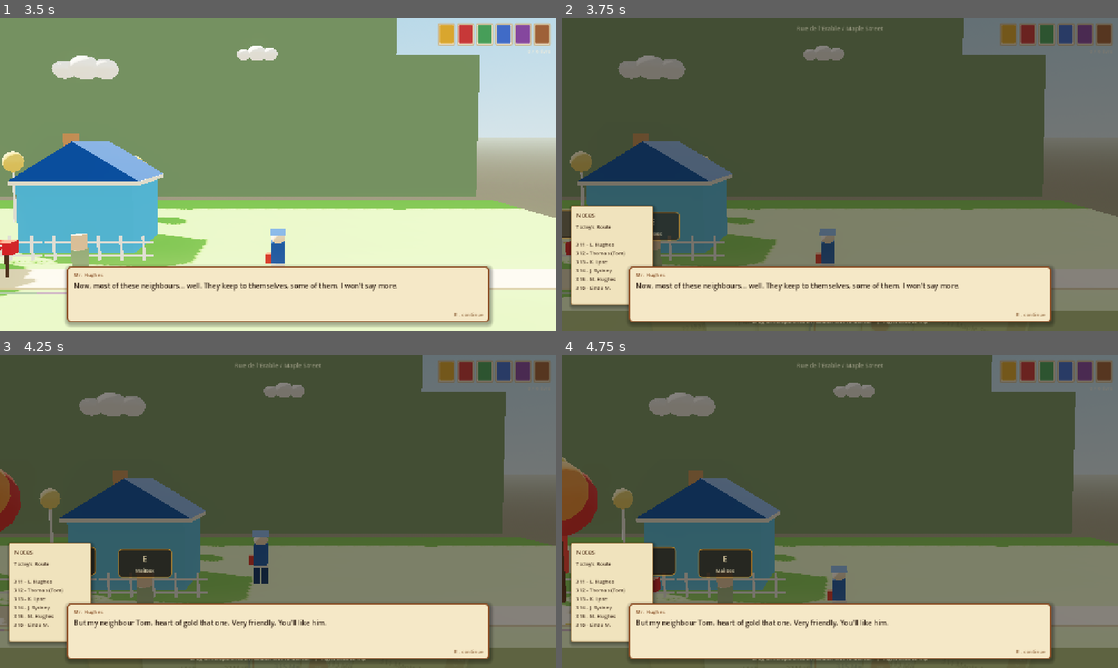
Above: before the commit, frames 1-4 (two rows, left to right).
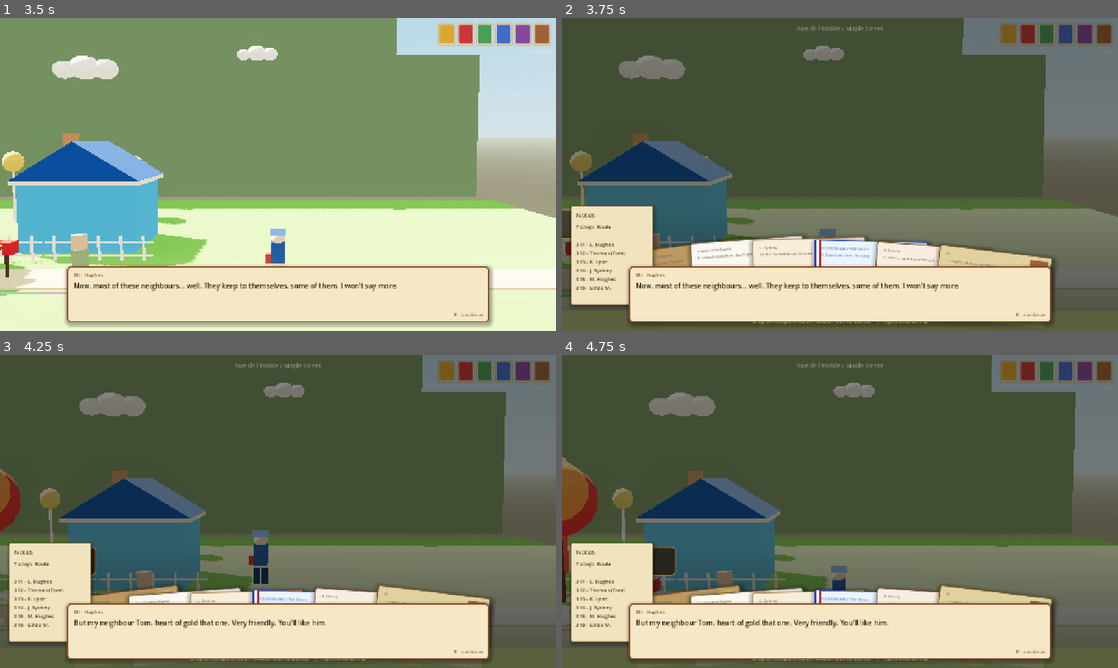
Above: after the commit, the same moments.

Repository: mariam-arab/Mailman
Game: Godot game, scene res://scenes/levels/neighborhood_01.tscn
The game is run twice, just before and just after one commit, with the same random seed, the same clock (stepped at 60 frames per second) and the same inputs.
Inputs (mouse positions are in pixels of both pictures, inside the frame that each line leads up to):
- Up to frame 1 (3.5 s): tap Enter at 0.5 s; move the mouse to (400, 158) at 0.52 s; hold D (move_right) 0.53-1.25 s; hold E (interact) 0.53-1.25 s; click (400, 158) at 0.67 s; tap Space (jump) at 0.77 s; drag from (166, 190) to (250, 237) at 1.27 s; move the mouse to (333, 105) at 2.02 s; hold D (move_right) 2.03-2.75 s; hold E (interact) 2.03-2.75 s; click (333, 105) at 2.17 s; drag from (250, 237) to (111, 127) at 2.77 s
- Up to frame 2 (3.75 s): move the mouse to (1006, 221) at 3.52 s; hold A (move_left) from 3.53 s (still down); hold Tab (inspect_mail) from 3.53 s (still down); click (1006, 221) at 3.67 s
- Up to frame 3 (4.25 s): keep holding A (move_left); keep holding Tab (inspect_mail); tap Space (jump) at 3.77 s; tap E (interact) at 3.8 s
- Up to frame 4 (4.75 s): release A (move_left) at 4.25 s; release Tab (inspect_mail) at 4.25 s; drag from (673, 464) to (756, 433) at 4.27 s

Frame 1 is identical in both runs. In frame 2, 8.3% of the frame differs, in the area x 0-100%, y 61-94%; in frame 3, 6.5%; in frame 4, 6.5%.

Commit message:
improve letter sizing in inventory hud

Diff:
--- a/scenes/ui/hud.tscn
+++ b/scenes/ui/hud.tscn
@@ -93,7 +93,7 @@
 anchors_preset = 15
 anchor_right = 1.0
 anchor_bottom = 1.0
-color = Color(0.08, 0.06, 0.04, 0.52)
+color = Color(0.05, 0.04, 0.02, 0.50)
 mouse_filter = 2
 
 ; Street name — faint at top centre.
--- a/scripts/ui/hud.gd
+++ b/scripts/ui/hud.gd
@@ -132,6 +132,7 @@
 func _ready() -> void:
 	add_to_group("hud")
 	_build_styles()
+	_build_vignette()
 	_build_notebook()
 	inspection.visible     = false
 	summary.visible        = false
@@ -158,6 +159,34 @@
 	var sty_tape := StyleBoxFlat.new()
 	sty_tape.bg_color = Color(0.36, 0.38, 0.24, 0.92)
 	tape_bar.add_theme_stylebox_override("panel", sty_tape)
+
+
+func _build_vignette() -> void:
+	# Dark-to-transparent gradient covering bottom 40% of screen,
+	# giving envelopes a dark backdrop to pop against.
+	var grad := Gradient.new()
+	grad.set_color(0, Color(0, 0, 0, 0))
+	grad.set_color(1, Color(0, 0, 0, 0.42))
+
+	var tex := GradientTexture2D.new()
+	tex.gradient  = grad
+	tex.fill      = GradientTexture2D.FILL_LINEAR
+	tex.fill_from = Vector2(0.5, 0.0)
+	tex.fill_to   = Vector2(0.5, 1.0)
+
+	var tr := TextureRect.new()
+	tr.texture      = tex
+	tr.anchor_left   = 0.0
+	tr.anchor_top    = 0.60   # covers bottom 40 % of screen
+	tr.anchor_right  = 1.0
+	tr.anchor_bottom = 1.0
+	tr.offset_left   = 0; tr.offset_top    = 0
+	tr.offset_right  = 0; tr.offset_bottom = 0
+	tr.expand_mode   = TextureRect.EXPAND_IGNORE_SIZE
+	tr.stretch_mode  = TextureRect.STRETCH_SCALE
+	tr.mouse_filter  = Control.MOUSE_FILTER_IGNORE
+	inspection.add_child(tr)
+	inspection.move_child(tr, 2)   # after DimRect(0), StreetName(1); before EnvelopesLayer
 
 
 func _build_notebook() -> void:
@@ -366,10 +395,14 @@
 func _fan_position(index: int, total: int) -> Vector2:
 	var vp   := get_viewport().get_visible_rect().size
 	const EW := 260.0
-	var step := clampf(vp.x * 0.55 / maxf(total - 1, 1), 70.0, 120.0)
-	var total_w := EW + (total - 1) * step
-	var x    := (vp.x - total_w) * 0.5 + index * step
-	var y    := vp.y - 74.0
+	const EH := 165.0
+	# Step sized so the fan fills ~90 % of viewport width, capped for readability.
+	var max_step := (vp.x * 0.90 - EW) / maxf(total - 1, 1)
+	var step     := clampf(max_step, 70.0, 140.0)
+	var total_w  := EW + (total - 1) * step
+	var x        := (vp.x - total_w) * 0.5 + index * step
+	# Show ~130 px of card above the tape bar; rest stays below screen edge.
+	var y        := vp.y - 46.0 - 130.0
 	return Vector2(x, y)
 
 
@@ -377,7 +410,7 @@
 	if total <= 1:
 		return 0.0
 	var t := float(index) / float(total - 1)
-	return lerp(-13.0, 13.0, t)
+	return lerp(-7.0, 7.0, t)
 
 
 func _pulled_position(pull_index: int, total_pulled: int) -> Vector2:
@@ -564,7 +597,6 @@
 		cr.mouse_filter = Control.MOUSE_FILTER_IGNORE
 		card.add_child(cr)
 	var par := Label.new()
-	par.text         = "PAR AVION"
 	par.position     = Vector2(3.0 * SW + 5.0, 9.0)
 	par.mouse_filter = Control.MOUSE_FILTER_IGNORE
 	par.add_theme_font_size_override("font_size", 9)
@@ -670,7 +702,7 @@
 	var prev_count := _slot_panels.size()
 
 	for node in get_tree().get_nodes_in_group("interactable"):
-		if not (node is InteractableObject) or not node.enabled:
+		if not (node is Mailbox) or not node.enabled:
 			continue
 		var world_pos:  Vector3 = node.global_position + Vector3(0, 2.0, 0)
 		var screen_pos: Vector2 = _camera.unproject_position(world_pos)
